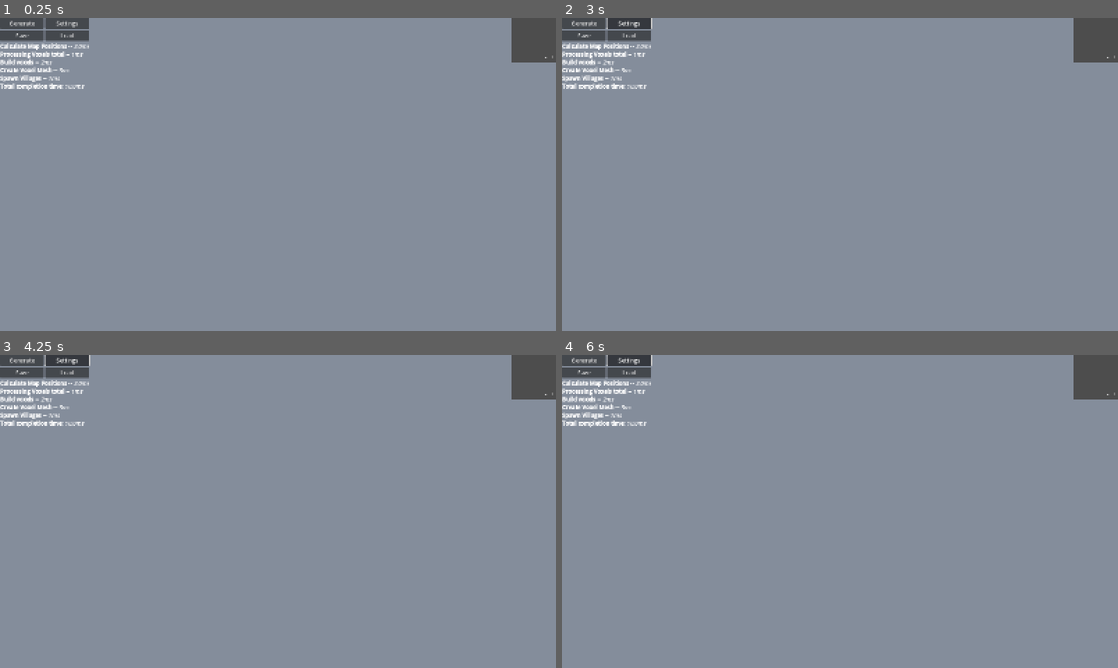
Above: before the commit, frames 1-4 (two rows, left to right).
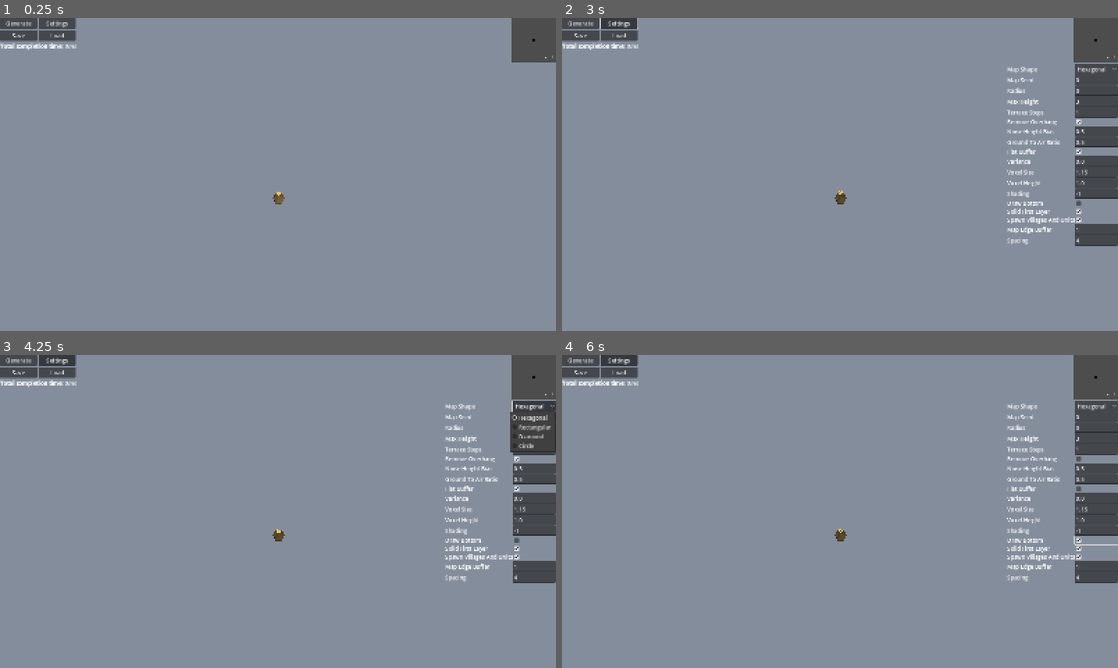
Above: after the commit, the same moments.

Repository: nornaro/VoxelsBeta
Game: Godot game, scene res://scenes/GameScene.tscn
Same seed, same stepped clock (60 frames per second), same inputs: the game is played once before the commit and once after it.
Inputs (mouse positions are in pixels of both pictures, inside the frame that each line leads up to):
- Up to frame 1 (0.25 s): no input
- Up to frame 2 (3 s): click "Generate" at 0.5 s; click "-" at 1.25 s; click "+" at 2 s; click "Settings" at 2.75 s
- Up to frame 3 (4.25 s): click (533, 405) at 3.5 s, where only the run after the commit has a clickable "Hexagonal"
- Up to frame 4 (6 s): click (1095, 458) at 4.27 s; click (1095, 489) at 5.02 s; click (1095, 539) at 5.77 s

The runs differ from the first frame. In frame 1, 1.3% of the frame differs, in the area x 0-97%, y 0-60%; in frame 2, 5.9%; in frame 3, 6.0%; in frame 4, 6.0%, in the area x 0-100%, y 0-73%.
Error before the commit: Invalid access to property or key 'map_seed' on a base object of type 'Nil'. (res://scripts/WorldGen/world_gen.gd:40)

Commit message:
restored wrong generation default resource

Diff:
--- a/Resources/GenerationSettings/test.tres
+++ b/Resources/GenerationSettings/test.tres
@@ -4,7 +4,7 @@
 [ext_resource type="Material" uid="uid://dcw7nje4jt2wj" path="res://assets/Materials/testmat.tres" id="1_x67sk"]
 
 [sub_resource type="FastNoiseLite" id="FastNoiseLite_fe1qq"]
-seed = -273580732
+seed = -309464506
 fractal_lacunarity = 1.735
 cellular_distance_function = 2
 cellular_return_type = 6
--- a/scenes/GameScene.tscn
+++ b/scenes/GameScene.tscn
@@ -3,6 +3,7 @@
 [ext_resource type="Script" uid="uid://b28iyxlwylpa5" path="res://scripts/camera_script.gd" id="1_1xefc"]
 [ext_resource type="Texture2D" uid="uid://dvbkqw12i4obk" path="res://assets/Materials/SkyBG.png" id="2_l7mlp"]
 [ext_resource type="Script" uid="uid://bjw6prx0uxiil" path="res://scripts/WorldGen/world_gen.gd" id="3_davhy"]
+[ext_resource type="Resource" uid="uid://ckxwwmtqxkujw" path="res://Resources/GenerationSettings/test.tres" id="4_6nmf6"]
 [ext_resource type="PackedScene" uid="uid://5hq7deseilvo" path="res://scenes/POI/VillageScene.tscn" id="7_yrli1"]
 [ext_resource type="PackedScene" uid="uid://grijaagmqw4" path="res://scenes/Units/prototype_unit.tscn" id="8_r58of"]
 [ext_resource type="PackedScene" uid="uid://bb3hit25an5ti" path="res://scenes/Cursors/path_overlay.tscn" id="9_6pl24"]
@@ -17,7 +18,6 @@
 [ext_resource type="Script" uid="uid://dn1vbg3h22ent" path="res://scenes/min.gd" id="14_qitmq"]
 [ext_resource type="Script" uid="uid://t1xgnnl5fgai" path="res://scenes/plu.gd" id="15_kxqg4"]
 [ext_resource type="Script" uid="uid://dalg8kcy1ub4c" path="res://scenes/settings.gd" id="16_6nmf6"]
-[ext_resource type="Resource" uid="uid://csnwbt4fnsmon" path="res://save/q1/Chunks/-1997512057.tres" id="16_lk0vr"]
 [ext_resource type="Script" uid="uid://csvrvcj6xpgv3" path="res://scenes/build_nodes.gd" id="18_a5tct"]
 [ext_resource type="Script" uid="uid://xlukch0ypbxj" path="res://scenes/chunks.gd" id="18_iaegw"]
 [ext_resource type="PackedScene" uid="uid://dxs306fmmgkw8" path="res://scenes/Cursors/hexagon_cursor_sb.tscn" id="18_icif4"]
@@ -102,7 +102,7 @@
 [node name="WorldGenerator" type="Node" parent="Builder" node_paths=PackedStringArray("object_placer")]
 unique_name_in_owner = true
 script = ExtResource("3_davhy")
-settings = ExtResource("16_lk0vr")
+settings = ExtResource("4_6nmf6")
 object_placer = NodePath("../ObjectPlacer")
 
 [node name="ObjectPlacer" type="Node" parent="Builder"]
@@ -185,12 +185,12 @@
 unique_name_in_owner = true
 layout_mode = 2
 bbcode_enabled = true
-text = "[b]Calculate Map Positions -- [/b][i]3.0ms
+text = "[b]Calculate Map Positions -- [/b][i]1.0ms
 [/i][b]Processing Voxels total -- [/b][i]1ms
-[/i][b]Build voxels -- [/b][i]2ms
-[/i][b]Create Voxel Mesh -- [/b][i]3ms
-[/i][b]Spawn Villages -- [/b][i]1ms
-[/i][b]Total completion time: [/b][i]10.0ms[/i]"
+[/i][b]Build voxels -- [/b][i]0ms
+[/i][b]Create Voxel Mesh -- [/b][i]4ms
+[/i][b]Spawn Villages -- [/b][i]0ms
+[/i][b]Total completion time: [/b][i]6.0ms[/i]"
 fit_content = true
 scroll_active = false
 autowrap_mode = 0
